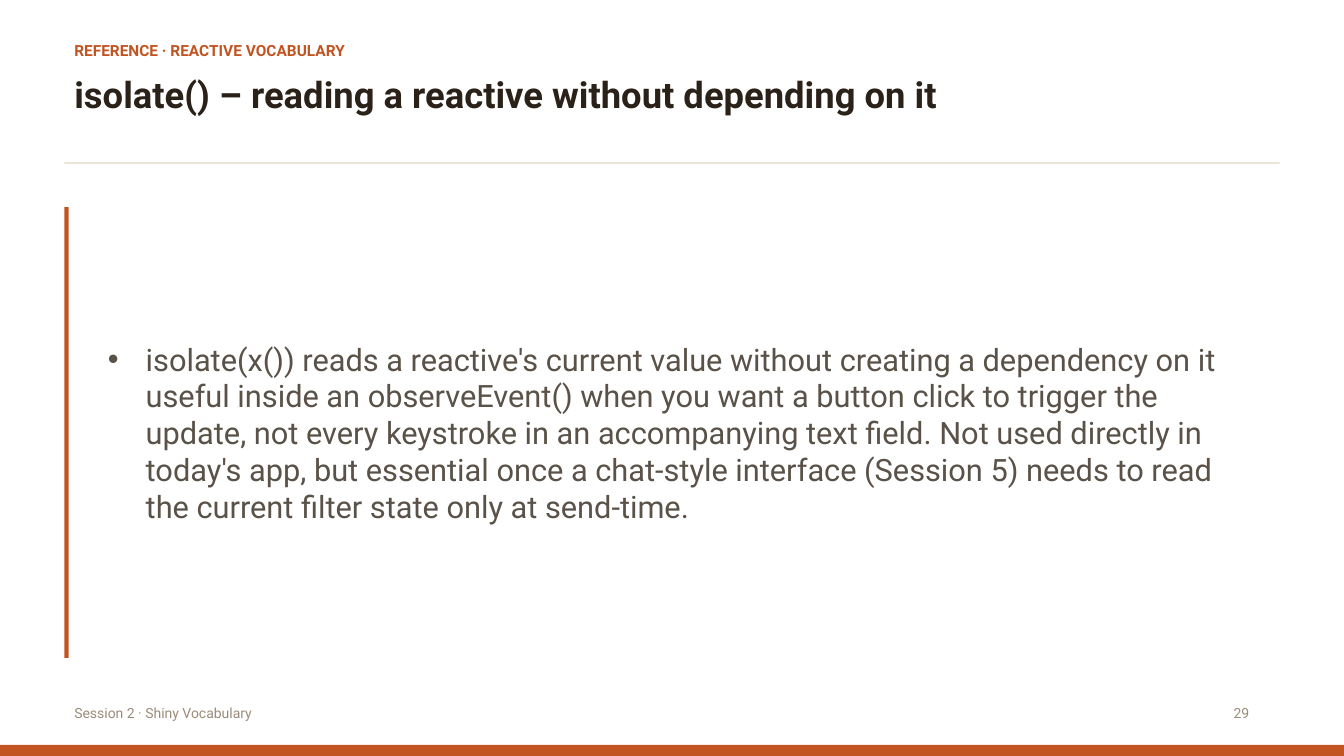
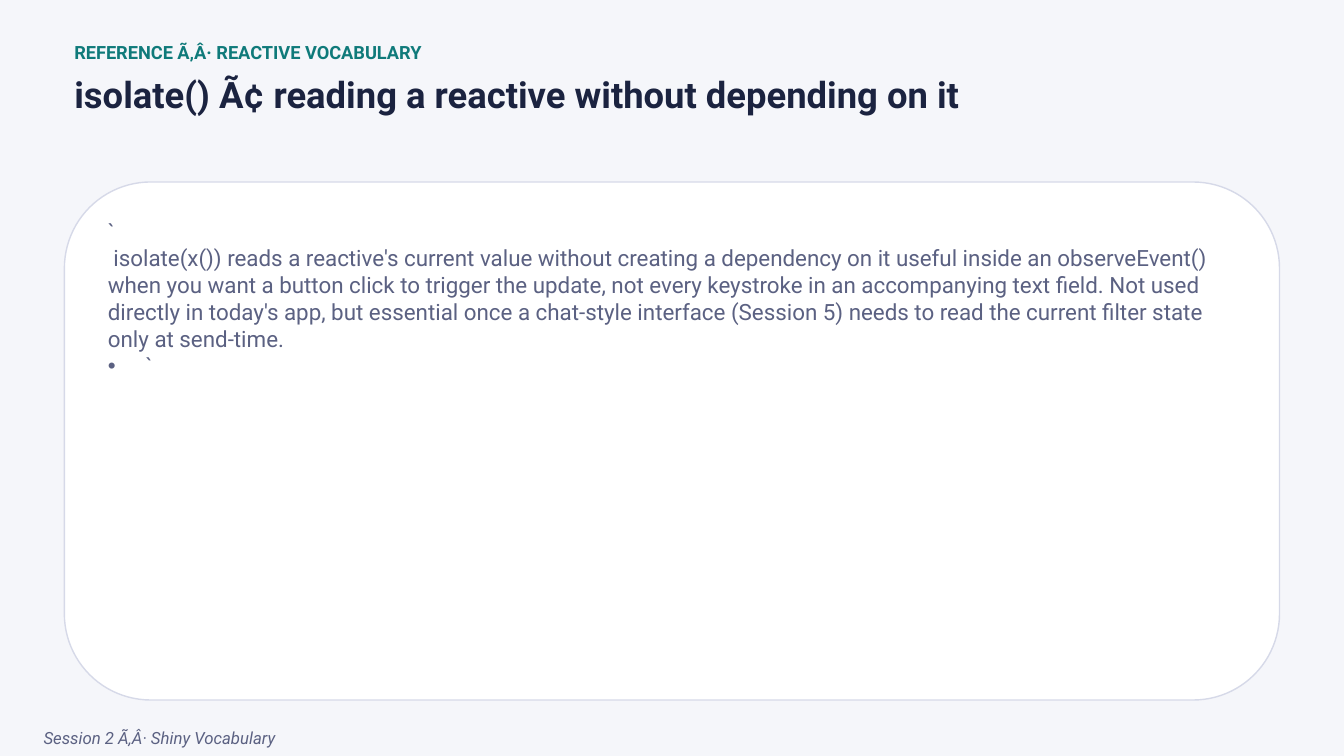
Before and after one commit to itsmdivakaran/IASCT-RShiny-Workshop, a slide deck: slide 29 of IASCT_Shiny_Workshop.pptx (slide 46 before the commit). Drawn at 1344x756 pixels with LibreOffice and Linux fonts; fonts in the diff are those of the drawing. Boxes give left, top, right and bottom in pixels: in the first picture for what was removed or moved away, otherwise in the second. Text is boxed around its words. In the diff, an @@ line names an element or a change of style, - is before the commit and + after.

```diff
--- a/IASCT_Shiny_Workshop.pptx
+++ b/IASCT_Shiny_Workshop.pptx
@@ background #FFFFFF to #F5F6FA @@
@@ text at box(74, 42, 422, 62): text changed; size 11 to 13 pt; text colour #C25422 to #0F7A7A @@
-REFERENCE · REACTIVE VOCABULARY
+REFERENCE Ã‚Â· REACTIVE VOCABULARY
@@ text at box(74, 75, 959, 116): text changed; text colour #2A2118 to #1B2340 @@
-isolate() – reading a reactive without depending on it
+isolate() Ã¢ reading a reactive without depending on it
@@ rectangle removed at box(65, 162, 1280, 163) @@
@@ rectangle removed at box(65, 208, 69, 658) @@
@@ rounded rectangle added at box(65, 182, 1280, 701), fill #FFFFFF, outline #D6D9E8 1 pt @@
@@ text "` isolate(x()) reads a reactive's ..." at box(108, 248, 1206, 352): vertical alignment middle to top @@
@@ text at box(108, 248, 1206, 352): text changed; size 22 to 16 pt; text colour #5A5248 to #5B6182 @@
-• isolate(x()) reads a reactive's current value without creating a dependency on it useful inside an observeEvent() when you want a button click to trigger the update, not every keystroke in an accompanying text field. Not used directly in today's app, but essential once a chat-style interface (Session 5) needs to read the current filter state only at send-time.
+• `
+  isolate(x()) reads a reactive's current value without creating a dependency on it useful inside an observeEvent() when you want a button click to trigger the update, not every keystroke in an accompanying text field. Not used directly in today's app, but essential once a chat-style interface (Session 5) needs to read the current filter state only at send-time.
+  `
@@ text removed at box(1234, 708, 1250, 718) @@
-29
@@ rectangle removed at box(0, 745, 1344, 756) @@
@@ text at box(44, 729, 275, 748): text changed; size 10 to 12 pt; text colour #9B8C79 to #5B6182; italic on @@
-Session 2 · Shiny Vocabulary
+Session 2 Ã‚Â· Shiny Vocabulary
```
Also in this commit, not shown: 105 other slides changed, 2 slides added, 21 slides removed, 5 other files.
